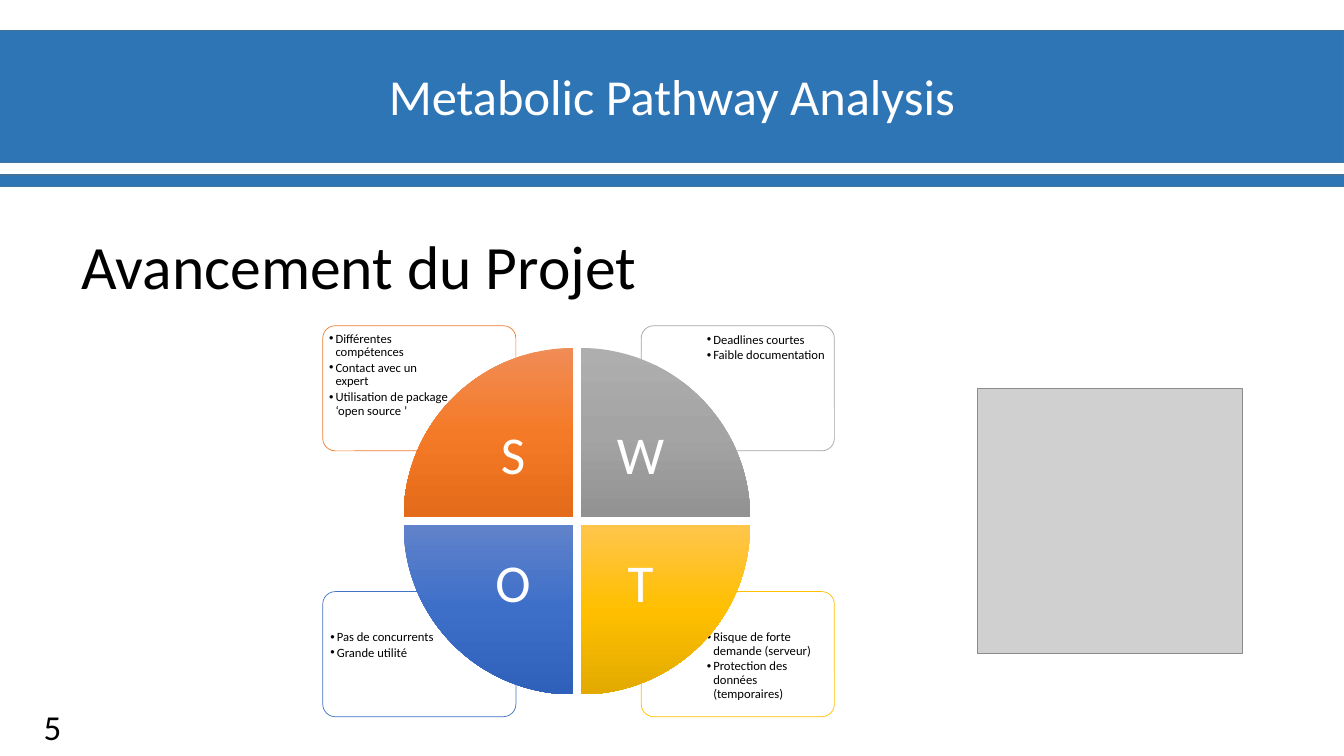
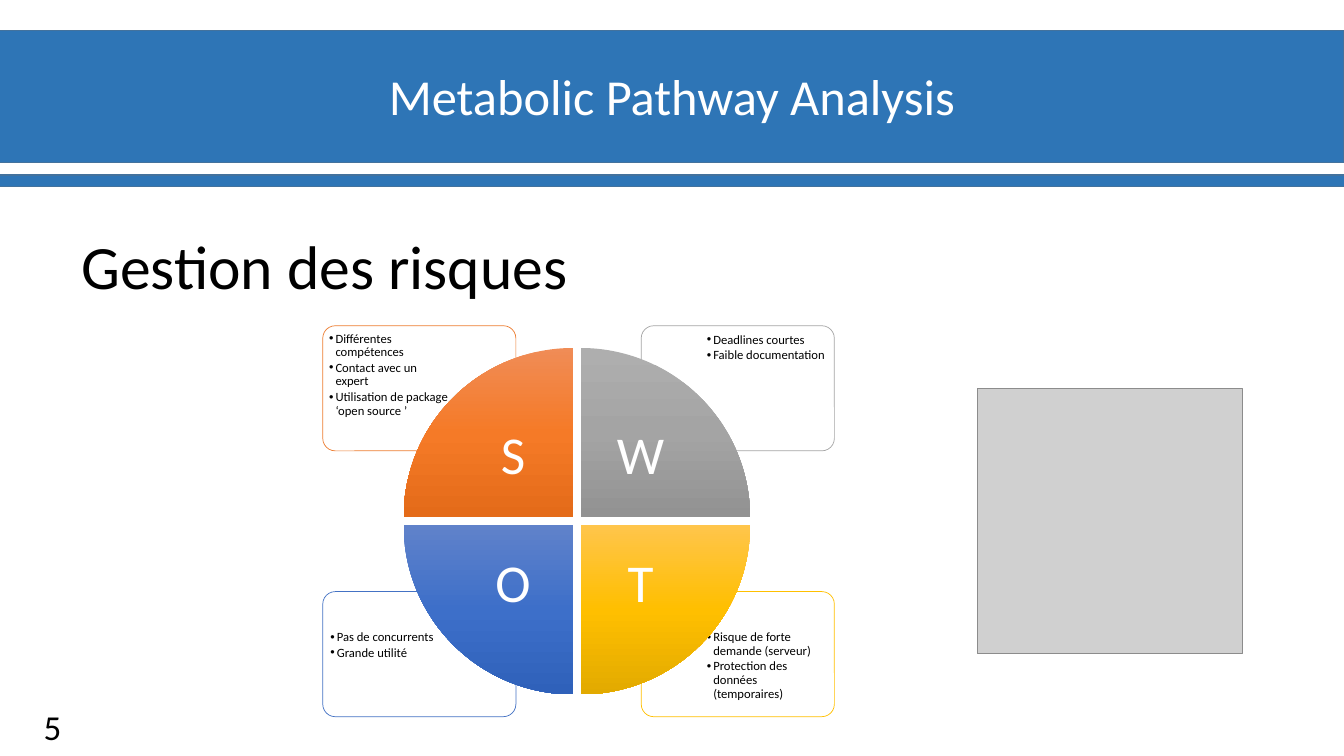
Before and after one commit to materrien/Projet-INSERM, a slide deck: slide 6 of Slides/Diapos_Suivit_projet.pptx. Drawn at 1344x756 pixels with LibreOffice and Linux fonts; fonts in the diff are those of the drawing; grey boxes stand for pictures; background and template pictures are left out. Boxes give left, top, right and bottom in pixels: in the first picture for what was removed or moved away, otherwise in the second. Text is boxed around its words. In the diff, an @@ line names an element or a change of style, - is before the commit and + after.

Commit message:
Update 2

```diff
--- a/Slides/Diapos_Suivit_projet.pptx
+++ b/Slides/Diapos_Suivit_projet.pptx
@@ text at (81, 246, 567, 299): text changed @@
-Avancement du Projet
+Gestion des risques
```
